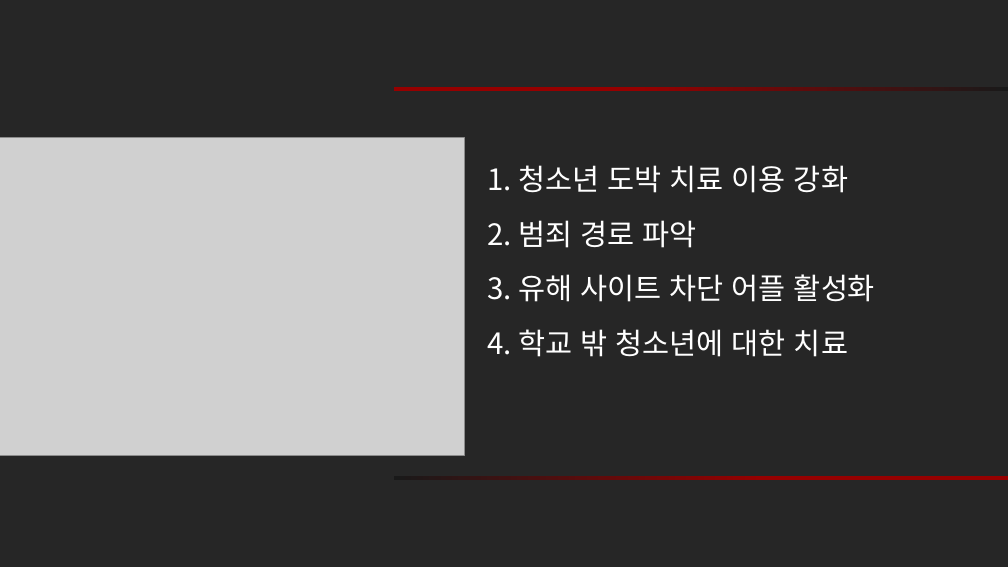
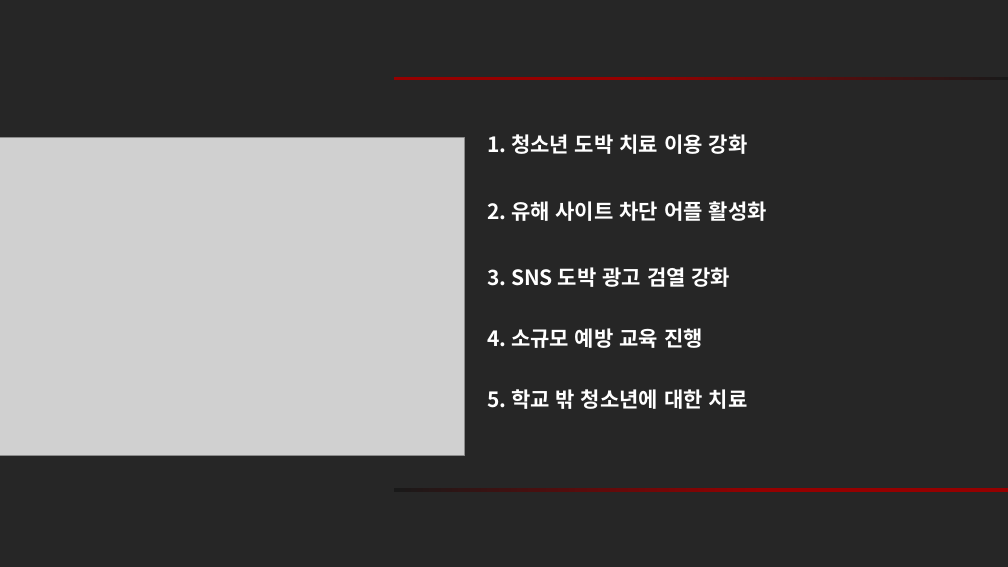
Before and after one commit to kyunakim/crawling-project, a slide deck: slide 23 of 청소년도박_PPT.pptx (slide 10 before the commit). Drawn at 1008x567 pixels with LibreOffice and Linux fonts; fonts in the diff are those of the drawing; grey boxes stand for pictures. Boxes give left, top, right and bottom in pixels: in the first picture for what was removed or moved away, otherwise in the second. Text is boxed around its words. In the diff, an @@ line names an element or a change of style, - is before the commit and + after.

```diff
--- a/청소년도박_PPT.pptx
+++ b/청소년도박_PPT.pptx
@@ rectangle: place and size @@
-rectangle at (394, 87, 1008, 91)
+rectangle at (394, 76, 1008, 80)
@@ text "1. 청소년 도박 치료 이용 ...": place and size @@
-text "1. 청소년 도박 치료 이용 ..." at (487, 165, 848, 193)
+text "1. 청소년 도박 치료 이용 ..." at (487, 134, 748, 154)
@@ text "1. 청소년 도박 치료 이용 ..." at (487, 134, 748, 154): size 28 to 20 pt, bold on @@
@@ text at (487, 201, 767, 221): text changed; size 28 to 20 pt; bold on @@
-3. 유해 사이트 차단 어플 활성화
+2. 유해 사이트 차단 어플 활성화
@@ text removed at (487, 220, 697, 248) @@
-2. 범죄 경로 파악
@@ text added at (487, 267, 731, 287), 20 pt, text #FFFFFF, bold @@
+3. SNS 도박 광고 검열 강화
@@ text added at (487, 328, 703, 348), 20 pt, text #FFFFFF, bold @@
+4. 소규모 예방 교육 진행
@@ text at (487, 389, 748, 409): text changed; size 28 to 20 pt; bold on @@
-4. 학교 밖 청소년에 대한 치료
+5. 학교 밖 청소년에 대한 치료
@@ rectangle: place and size @@
-rectangle at (394, 476, 1008, 480)
+rectangle at (394, 488, 1008, 492)
```
Also in this commit, not shown: 7 other slides changed, 14 slides added, 2 slides removed.
